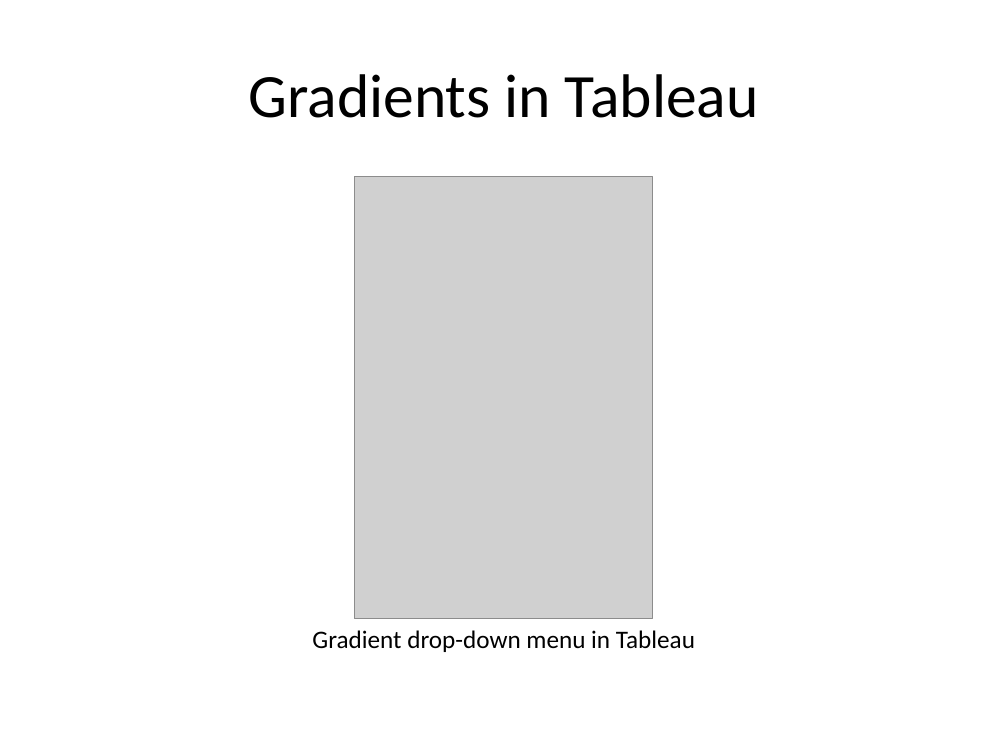
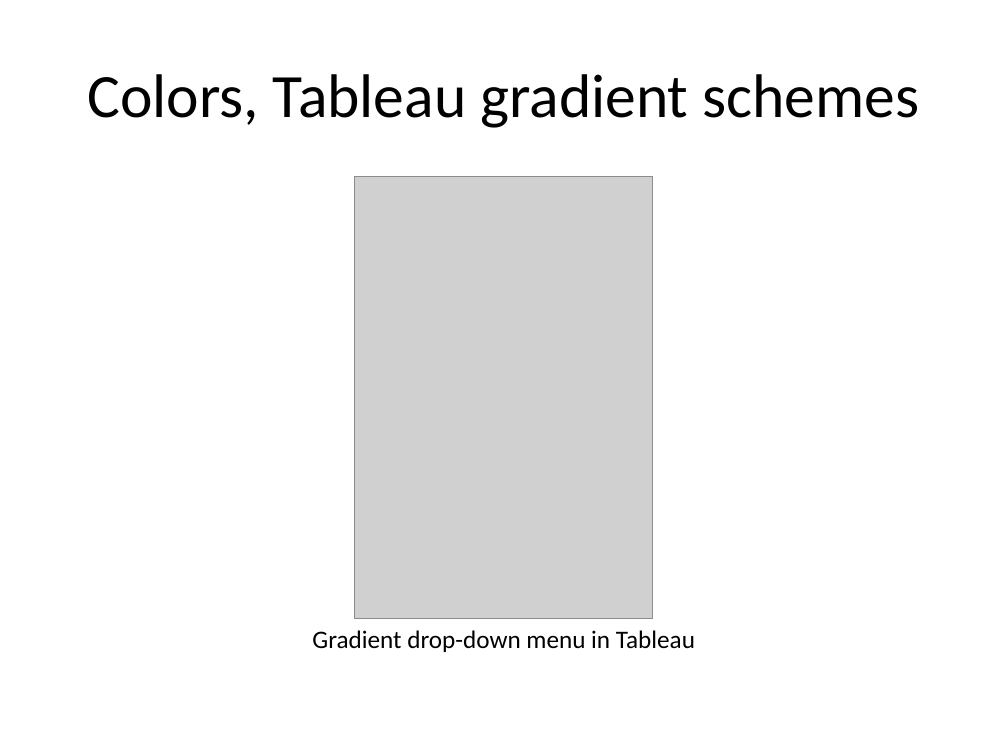
Before and after one commit to pmean/data-visualization, a slide deck: slide 33 of data-viz-02/component/tutorial-colors.pptx. Drawn at 1008x756 pixels with LibreOffice and Linux fonts; fonts in the diff are those of the drawing; grey boxes stand for pictures. Boxes give left, top, right and bottom in pixels: in the first picture for what was removed or moved away, otherwise in the second. Text is boxed around its words. In the diff, an @@ line names an element or a change of style, - is before the commit and + after.

```diff
--- a/data-viz-02/component/tutorial-colors.pptx
+++ b/data-viz-02/component/tutorial-colors.pptx
@@ title at box(87, 74, 919, 128): text changed @@
-Gradients in Tableau
+Colors, Tableau gradient schemes
```
Also in this commit, not shown: 7 other slides changed, 7 slides added, 3 slides removed, 6 other files.
